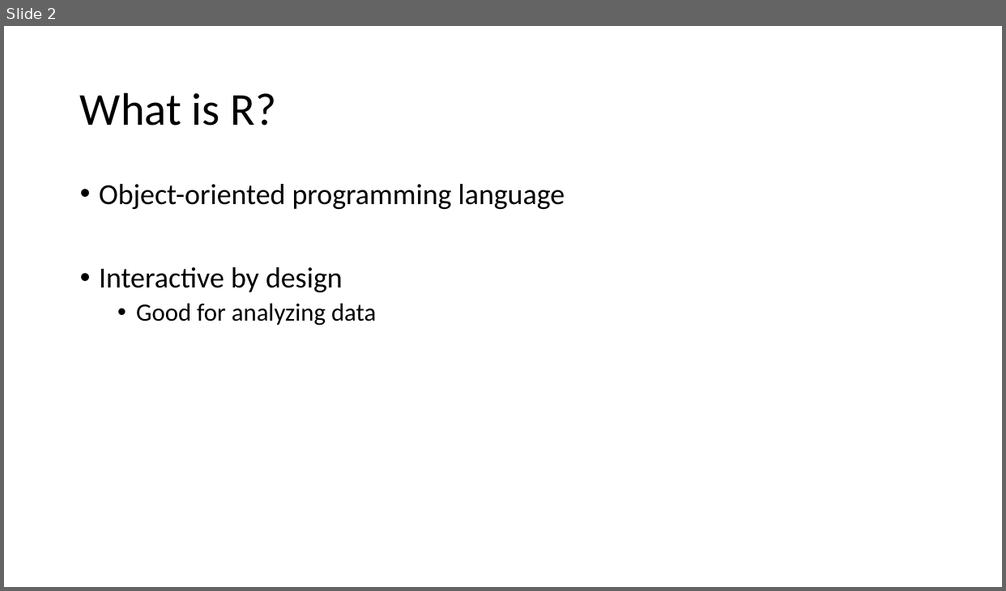
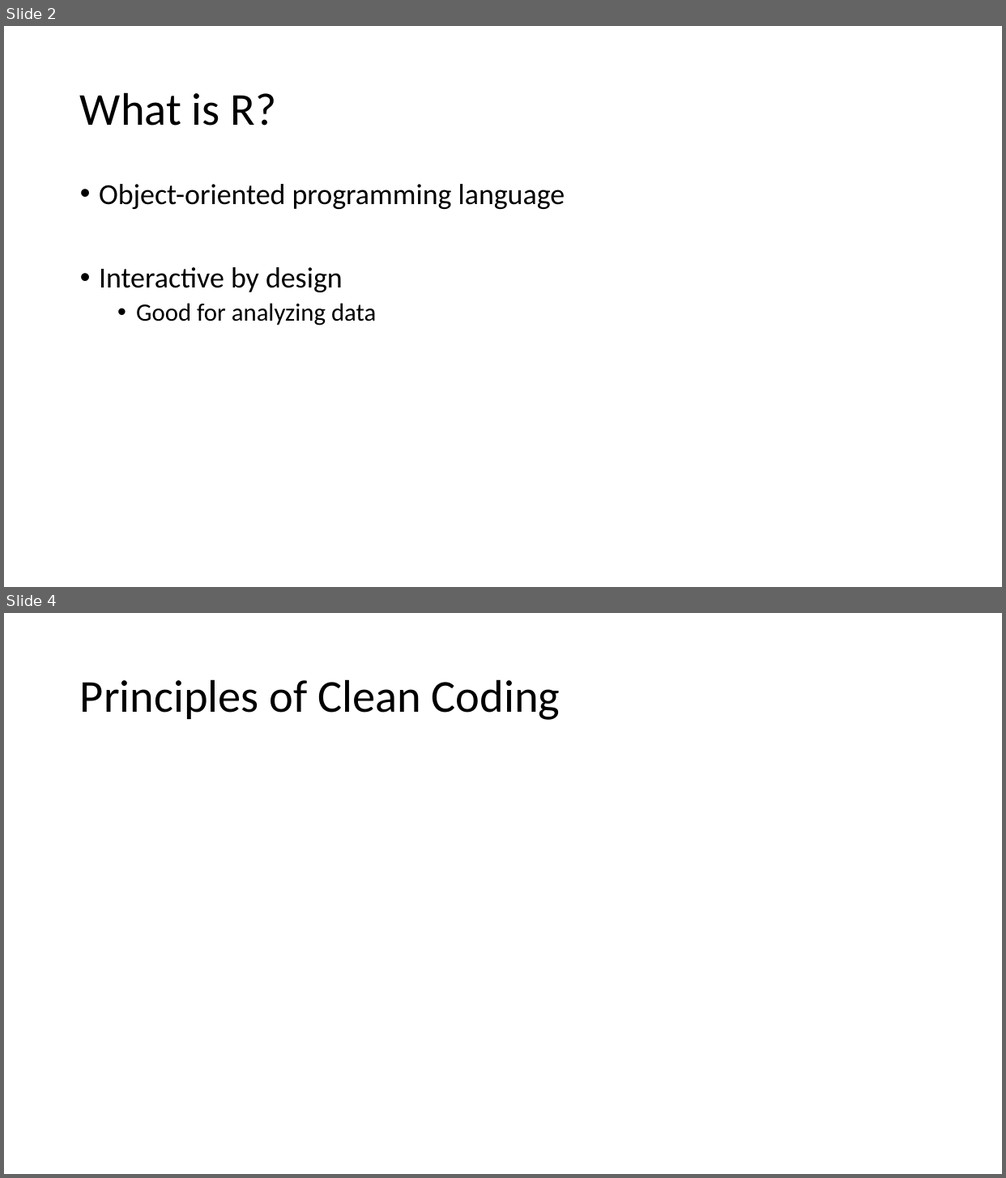
Before and after one commit to jstinzi/R-UNM-Biology-Workshop, a slide deck: Beginner Workshop/Introductory Concepts in R.pptx. Shown one above the other, each under a label of ours: slide 2 before the commit, slides 2 and 4 after it; the slides between them are not shown. The pictures are 1006x591 and 1006x1178 pixels, drawn with LibreOffice and Linux fonts; fonts in the diff are those of the drawing. Boxes give left, top, right and bottom in pixels: in the first picture for what was removed or moved away, otherwise in the second. Text is boxed around its words. In the diff, an @@ line names an element or a change of style, - is before the commit and + after.

```diff
--- a/Beginner Workshop/Introductory Concepts in R.pptx
+++ b/Beginner Workshop/Introductory Concepts in R.pptx
@@ slide 4 added at [4, 613, 1002, 1174], background #FFFFFF @@
@@ title added at [80, 679, 560, 720], 44 pt, text #000000 @@
+Principles of Clean Coding
```
Also in this commit, not shown: 4 other slides added.
